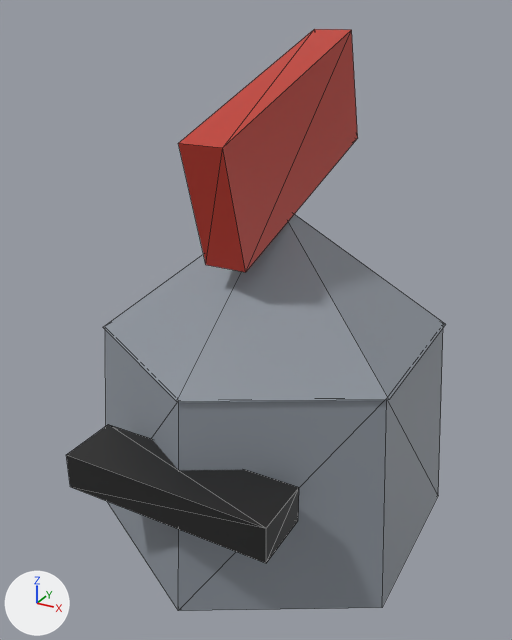
One commit to the glTF model art/models/knight_helmet.glb: the scene before it, then after it.
Camera for both pictures: a 50 mm camera at (0.105, -0.205, 0.508) aimed at (-0.003, -0.008, 0.41). Every picture has the same lights, and +X, +Y and +Z are marked at lower left. The picture after the commit comes second. Mesh edges are drawn as thin lines. Vertices at exactly the same position are counted once.

Names of what the first picture shows: 'knight_helmet'.
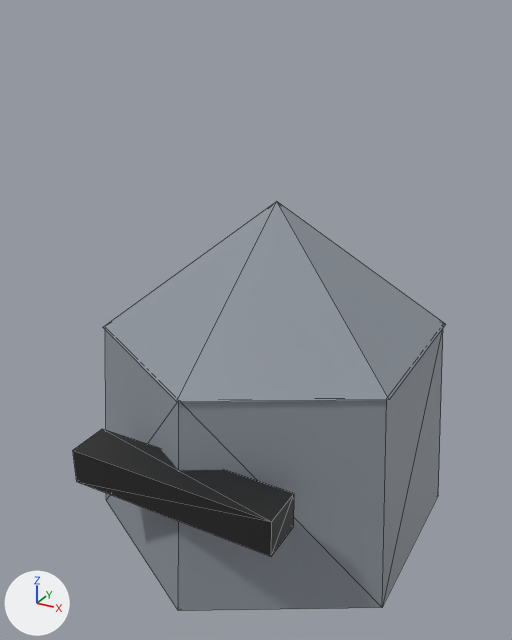
The newer file is also rescaled (x1.35), turned or shifted as a whole; pictures and numbers use the older file's frame.

Pixel boxes [x1, y1, x2, y2] of what changed, in the pictures (512 x 640 px; the box of a moved part takes in the faces that stretch with it):
'knight_helmet', reshaped (30% shorter): before [66, 29, 446, 611]; after [73, 201, 446, 611]
part 1 of me_knight_helmet, deleted (brown): before [178, 29, 358, 272]
part 2 of me_knight_helmet, moved or reshaped: before [66, 329, 443, 611]; after [73, 329, 443, 611]

Diff of the bpy script that builds the scene:
```diff
--- a/art/models/knight_helmet.glb.py
+++ b/art/models/knight_helmet.glb.py
@@ me_knight_helmet @@
 # used by ob_knight_helmet; location = (0.0, 0.0, 0.0)
-me_knight_helmet.from_pydata(...)  # 35 vertices, 54 faces; spans x -0.057..0.057, y -0.072..0.066, z 0.33..0.502
+me_knight_helmet.from_pydata(...)  # 27 vertices, 42 faces; spans x -0.057..0.057, y -0.069..0.066, z 0.33..0.45
+# me_knight_helmet part 1: the loose piece of 8 vertices spanning x -0.007..0.007, y -0.045..0.053, z 0.437..0.502 is deleted
+# me_knight_helmet part 2
+# 10 faces are deleted
+# 4 vertices in x -0.035..0.035, y -0.072, z 0.37..0.382 move by (0.0, 0.003, 0.0)
+# 4 vertices in x -0.035..0.035, y -0.052, z 0.37..0.382 move by (0.0, -0.003, 0.0)
+# 10 new faces join them
 me_knight_helmet.materials.append(mat_defaultmaterial)
```
